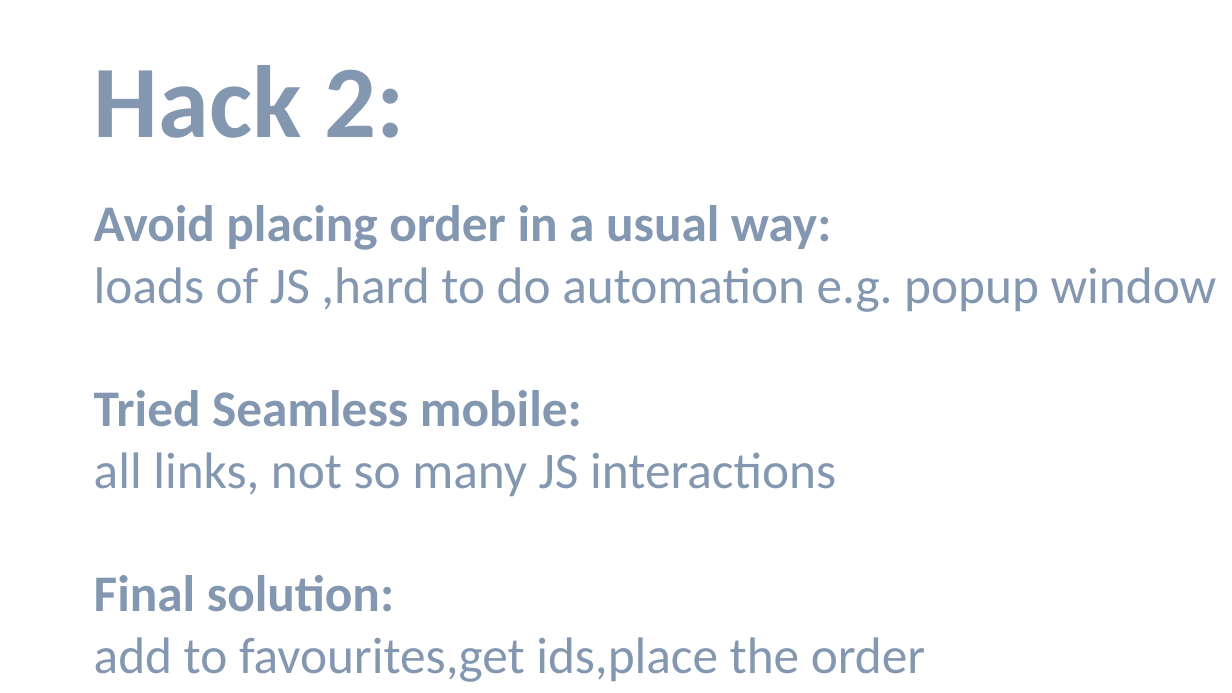
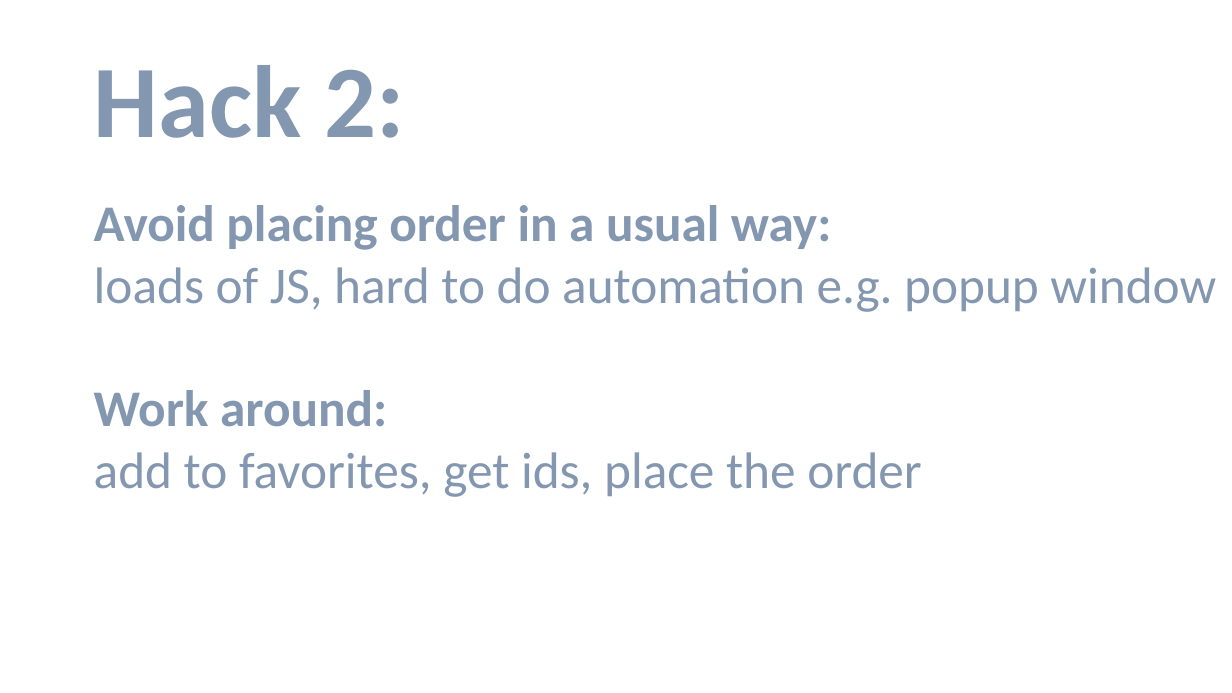
Before and after one commit to mincongzhang/PlayWithPhantomjs, a slide deck: slide 9 of SeamsGood.pptx (slide 5 before the commit). Drawn at 1232x693 pixels with LibreOffice and Linux fonts; fonts in the diff are those of the drawing. Boxes give left, top, right and bottom in pixels: in the first picture for what was removed or moved away, otherwise in the second. Text is boxed around its words. In the diff, an @@ line names an element or a change of style, - is before the commit and + after.

```diff
--- a/SeamsGood.pptx
+++ b/SeamsGood.pptx
@@ text at box(94, 267, 1216, 497): text changed @@
-loads of JS ,hard to do automation e.g. popup window
-Tried Seamless mobile:
-all links, not so many JS interactions
-Final solution:
-add to favourites,get ids,place the order
+loads of JS, hard to do automation e.g. popup window
+Work around:
+add to favorites, get ids, place the order
```
Also in this commit, not shown: 3 other slides changed, 4 slides added.
